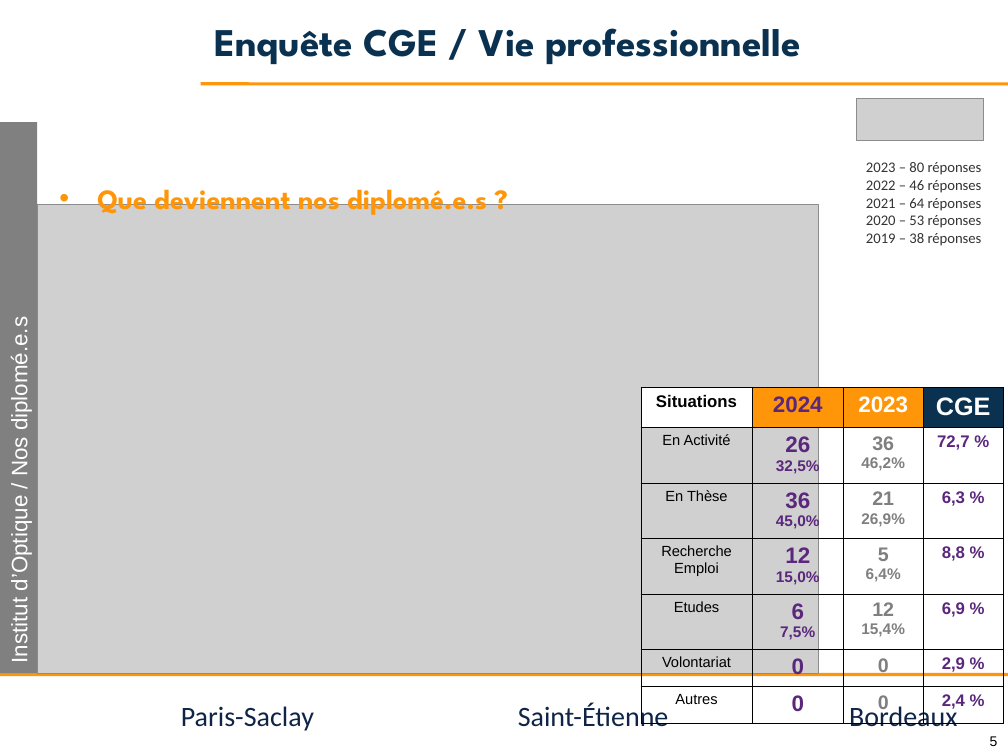
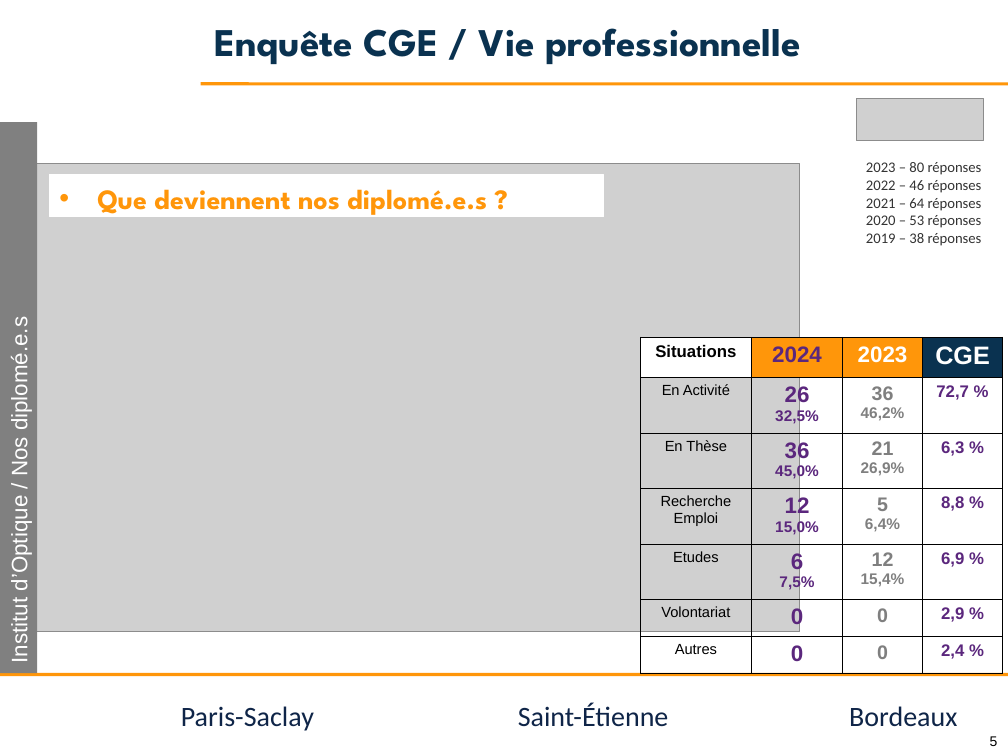
Before and after one commit to jvillemejane/jvillemejane, a slide deck: slide 5 of Presentations/2024_COPERF_CGE.pptx. Drawn at 1008x756 pixels with LibreOffice and Linux fonts; fonts in the diff are those of the drawing; grey boxes stand for pictures; background and template pictures are left out. Boxes give left, top, right and bottom in pixels: in the first picture for what was removed or moved away, otherwise in the second. Text is boxed around its words. In the diff, an @@ line names an element or a change of style, - is before the commit and + after.

```diff
--- a/Presentations/2024_COPERF_CGE.pptx
+++ b/Presentations/2024_COPERF_CGE.pptx
@@ picture: place and size @@
-picture at <box>37,205,818,673</box>
+picture at <box>19,163,800,632</box>
@@ rectangle added at <box>49,174,604,217</box>, fill #FFFFFF, outline #FFFFFF 0.75 pt @@
@@ table: place and size @@
-table at <box>641,387,1003,723</box>
+table at <box>640,337,1002,672</box>
```
Also in this commit, not shown: 2 other slides changed, 1 other file.
